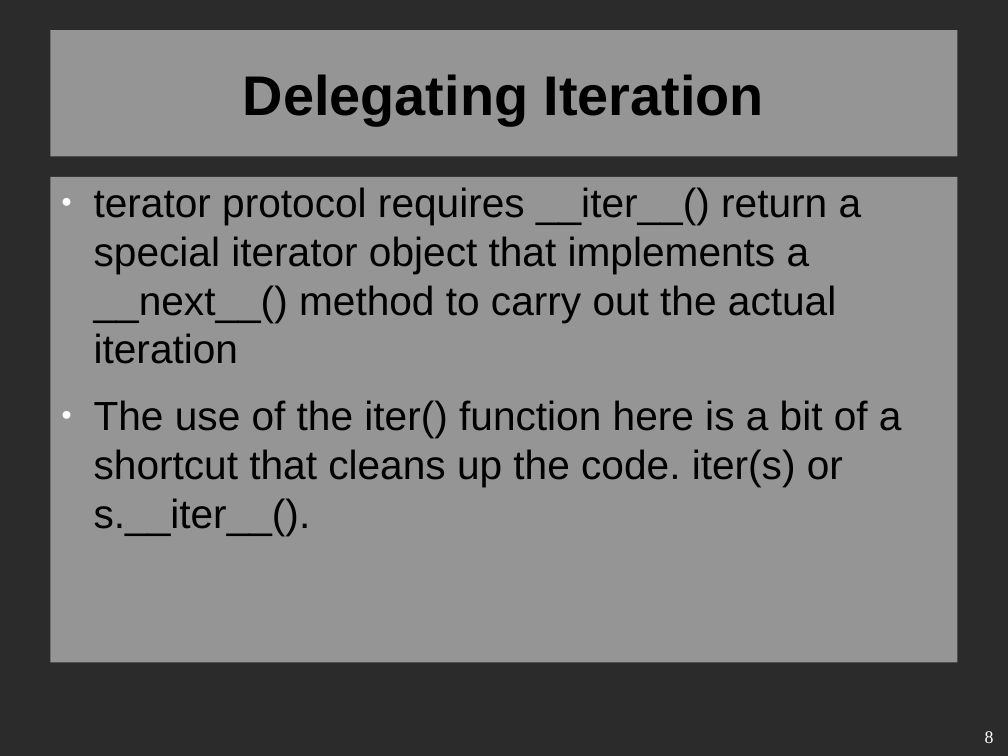
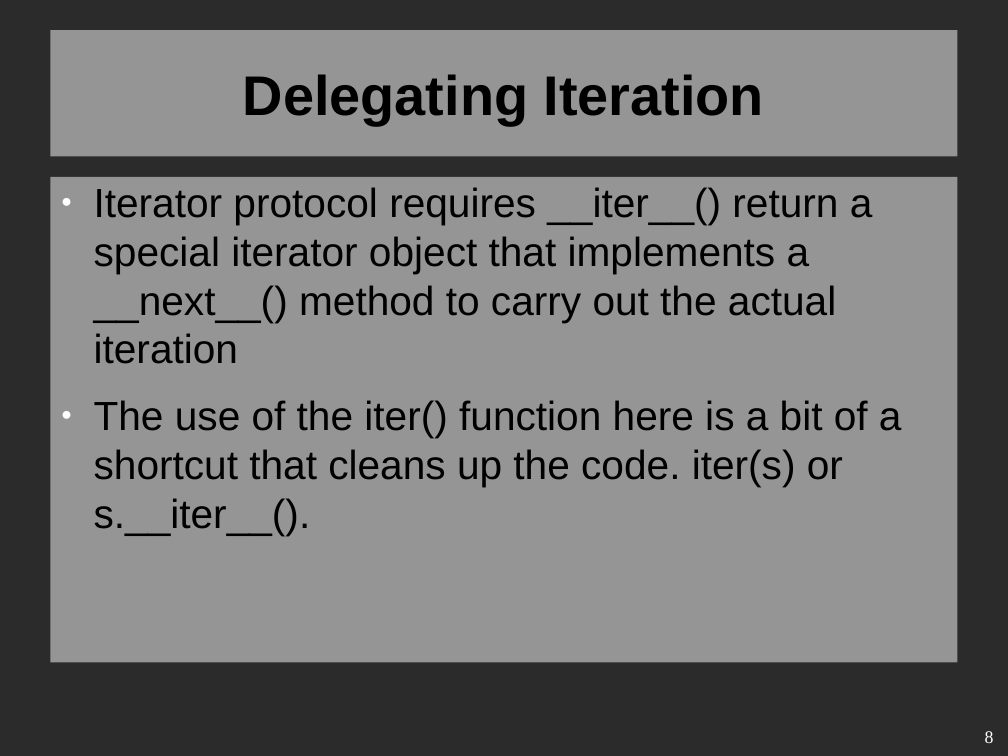
Before and after one commit to VitBomm/presentation, a slide deck: slide 8 of pre.odp. Drawn at 1008x756 pixels with LibreOffice and Linux fonts; fonts in the diff are those of the drawing; background and template pictures are left out; a plain dark background stands for a picture behind light text. Boxes give left, top, right and bottom in pixels: in the first picture for what was removed or moved away, otherwise in the second. Text is boxed around its words. In the diff, an @@ line names an element or a change of style, - is before the commit and + after.

Commit message:
[ADD]_presentation

```diff
--- a/pre.odp
+++ b/pre.odp
@@ text at [94, 187, 873, 364]: text changed @@
-● terator protocol requires __iter__() return a special iterator object that implements a __next__() method to carry out the actual iteration
+● Iterator protocol requires __iter__() return a special iterator object that implements a __next__() method to carry out the actual iteration
```
Also in this commit, not shown: 5 other slides changed, 1 other file.
